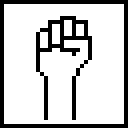
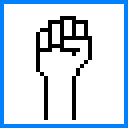
Layer changes from the first (128, 128) image to the second:
painted on "blank.jpg" over [0, 0, 128, 128]
